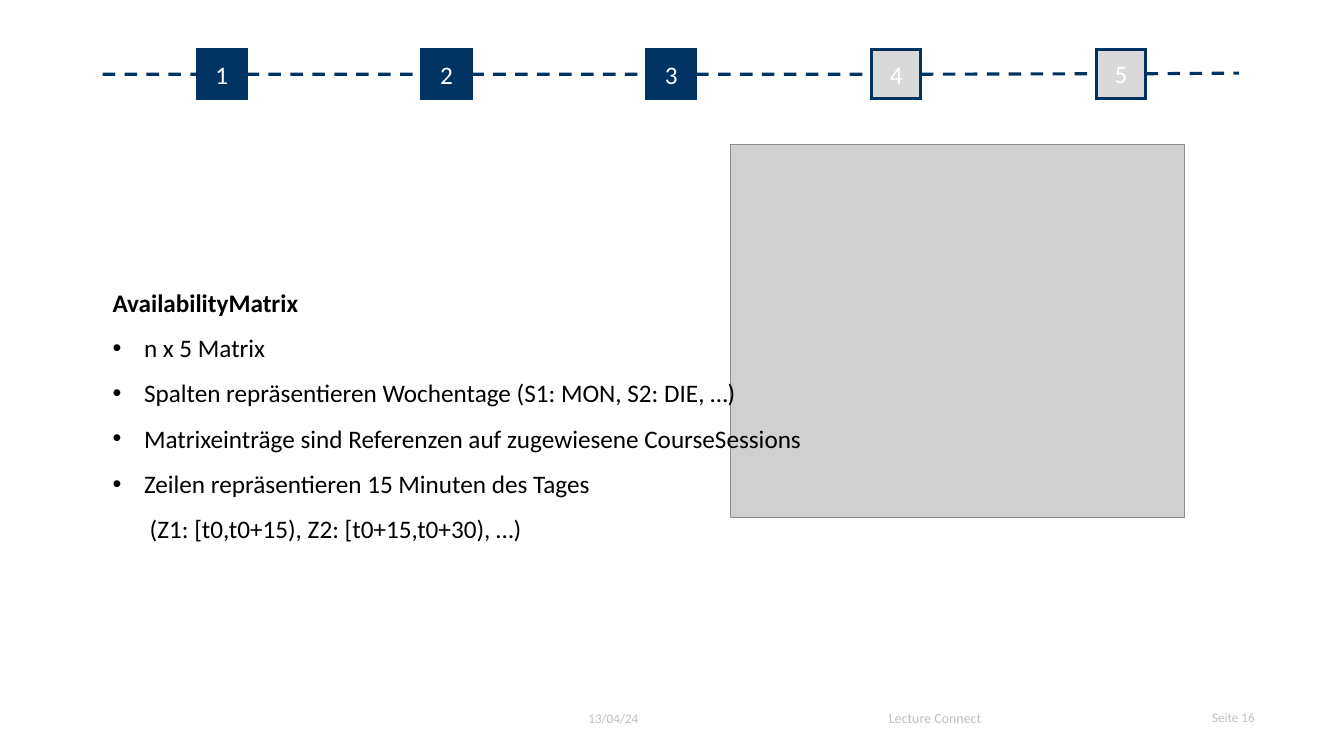
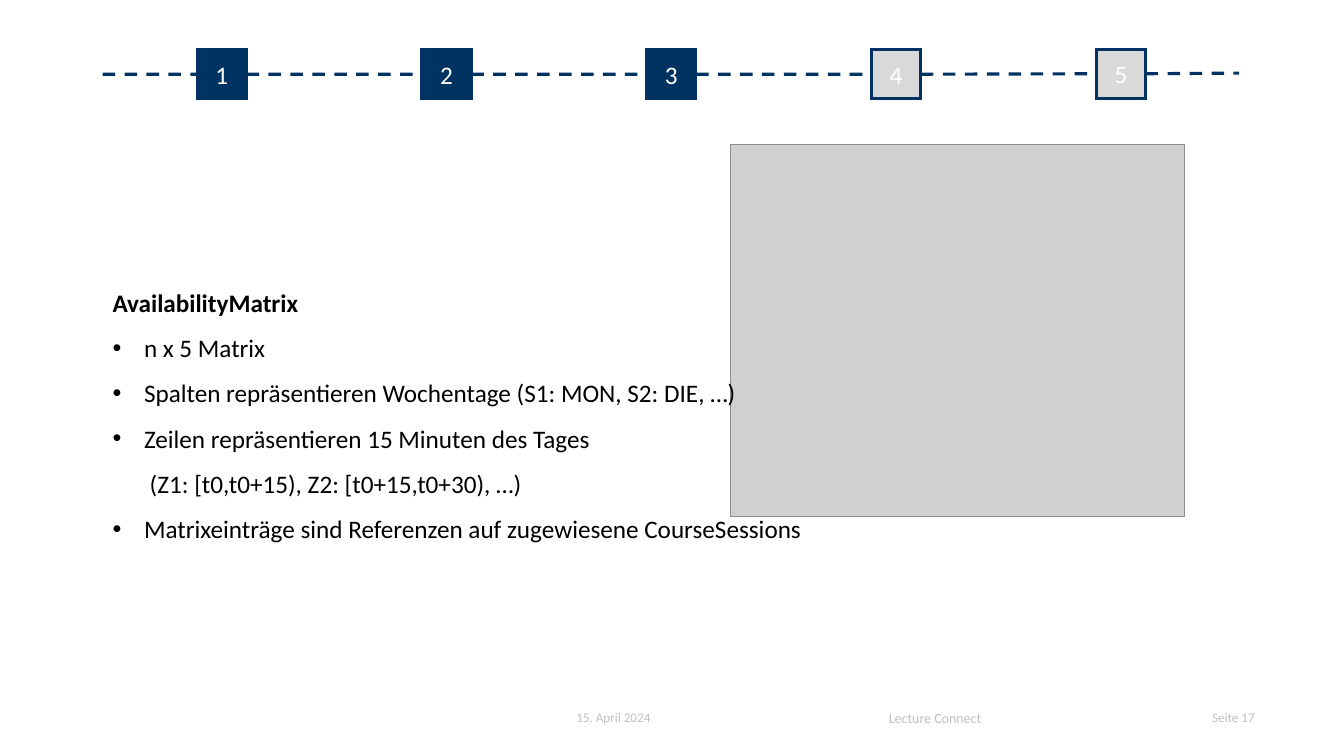
Before and after one commit to Darkuna/Lecture-Connect, a slide deck: slide 17 of Doku/Initiale Präsentation/lecture-connect-initial-fin.pptx (slide 16 before the commit). Drawn at 1344x756 pixels with LibreOffice and Linux fonts; fonts in the diff are those of the drawing; grey boxes stand for pictures; background and template pictures are left out. Boxes give left, top, right and bottom in pixels: in the first picture for what was removed or moved away, otherwise in the second. Text is boxed around its words. In the diff, an @@ line names an element or a change of style, - is before the commit and + after.

```diff
--- a/Doku/Initiale Präsentation/lecture-connect-initial-fin.pptx
+++ b/Doku/Initiale Präsentation/lecture-connect-initial-fin.pptx
@@ text at (x1=144, y1=430, x2=589, y2=497): paragraph added @@
+• Zeilen repräsentieren 15 Minuten des Tages
+  (Z1: [t0,t0+15), Z2: [t0+15,t0+30), …)
@@ text at (x1=144, y1=475, x2=589, y2=542): paragraph removed @@
-• Zeilen repräsentieren 15 Minuten des Tages
-  (Z1: [t0,t0+15), Z2: [t0+15,t0+30), …)
@@ text at (x1=576, y1=713, x2=651, y2=724): text changed @@
-13/04/24
+15. April 2024
@@ page number at (x1=1212, y1=713, x2=1254, y2=722): text changed @@
-Seite 16
+Seite 17
```
Also in this commit, not shown: 17 other slides changed, 2 slides added, 1 slide removed, 1 other file.
